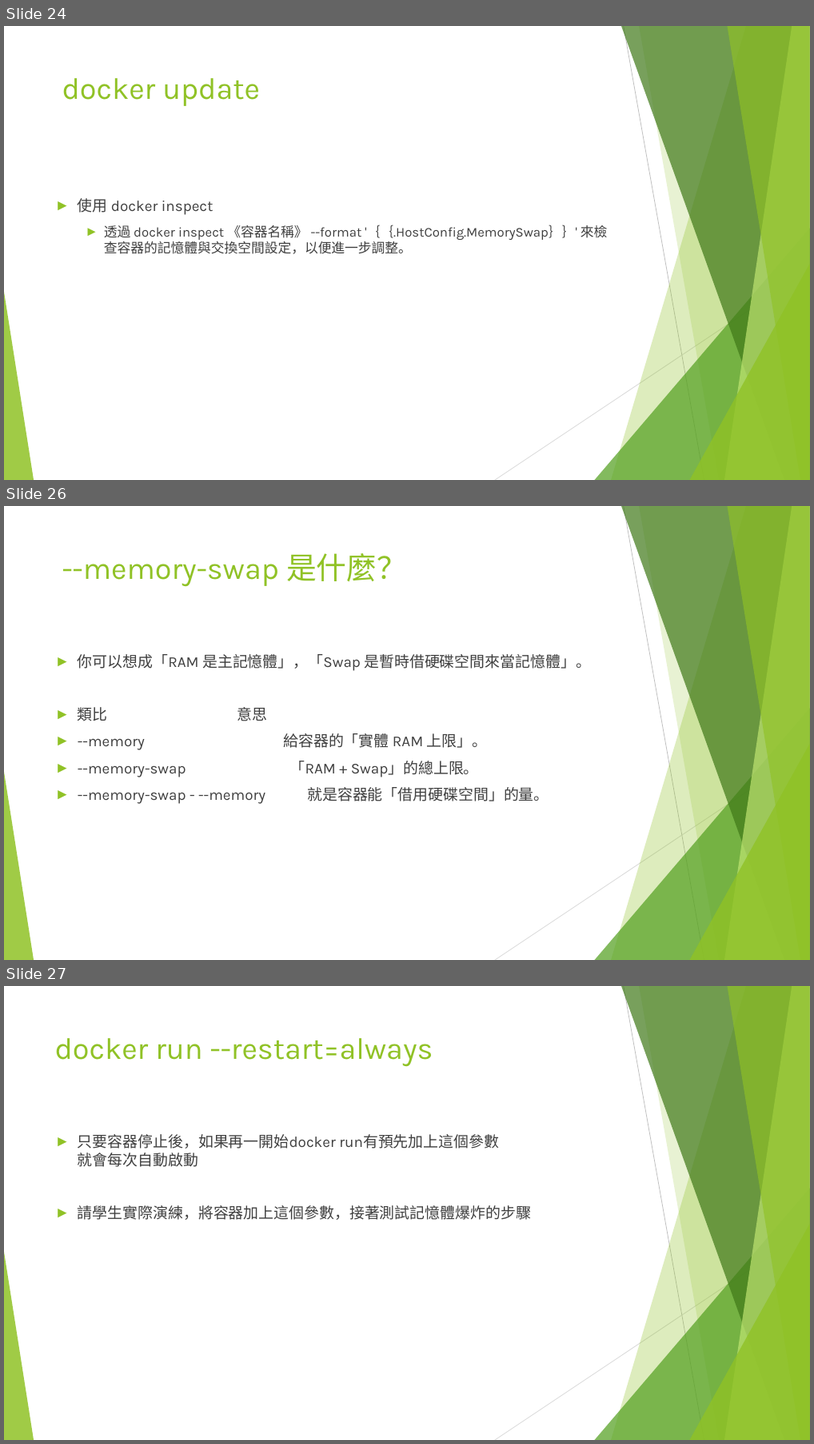
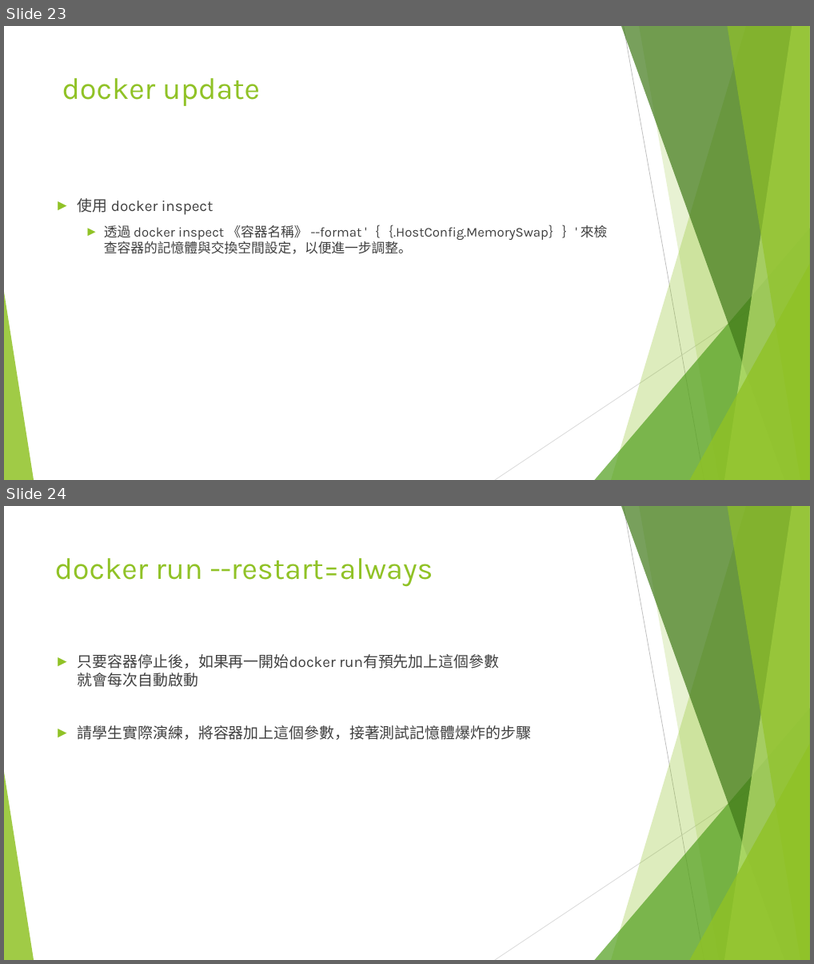
Before and after one commit to coolyuoo/Docker.Class4, a slide deck: 單元4.容器資源配置.pptx. Shown one above the other, each under a label of ours: slides 24, 26 and 27 before the commit, slides 23 and 24 after it; the slides between them are not shown. The pictures are 814x1444 and 814x964 pixels, drawn with LibreOffice and Linux fonts; fonts in the diff are those of the drawing. Boxes give left, top, right and bottom in pixels: in the first picture for what was removed or moved away, otherwise in the second. Text is boxed around its words. In the diff, an @@ line names an element or a change of style, - is before the commit and + after.

```diff
--- a/單元4.容器資源配置.pptx
+++ b/單元4.容器資源配置.pptx
@@ slide 26 removed at (4,506,810,960), background #FFFFFF; not listed: 10 template elements that a slide beside it also shows @@
@@ title removed at (62,553,407,587) @@
---memory-swap 是什麼？
@@ text removed at (78,654,590,804) @@
-► 你可以想成「RAM 是主記憶體」，「Swap 是暫時借硬碟空間來當記憶體」。
-► 類比 意思
-► --memory 給容器的「實體 RAM 上限」。
-► --memory-swap 「RAM + Swap」的總上限。
-► --memory-swap - --memory 就是容器能「借用硬碟空間」的量。
@@ what was slide 24 is now slide 23 @@
@@ what was slide 27 is now slide 24 @@
```
Also in this commit, not shown: 2 slides changed, 2 other slides removed, 1 other file.
